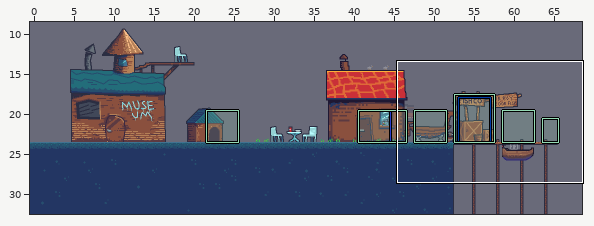
An edit to a level. LDtk project, res/levels.ldtk. The first picture is a wide view before the edit; the outline marks the close-up.
Close-up. Before the edit:
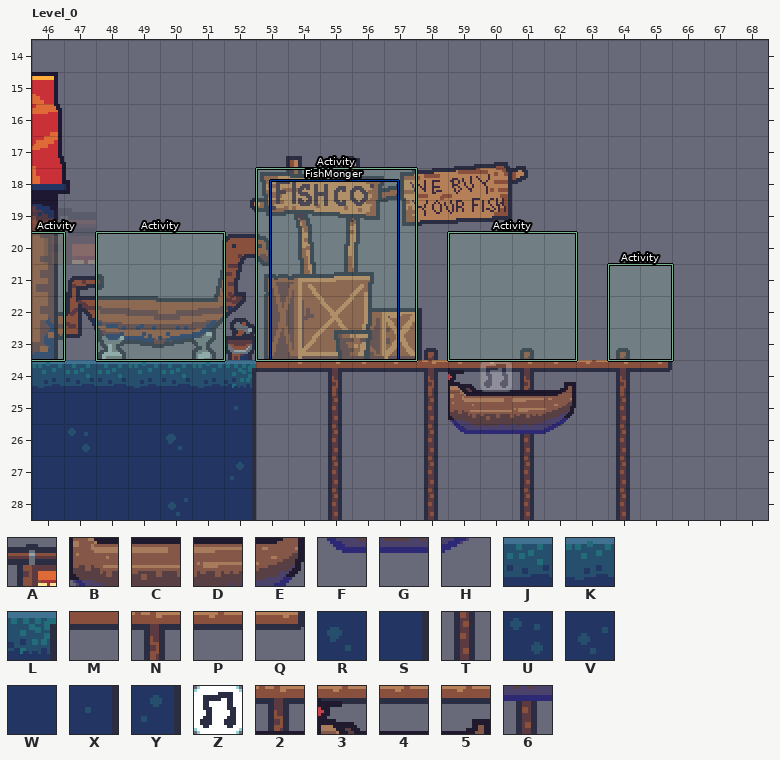
Cells are 16x16 px. Shown: Level_0 x 46..68, y 14..28. The commit also changed other parts of the map, which this record leaves out.
Key: from "Town_Tiles": A 217, B 287, C 288, D 289, E 290, F 351, G 352, H 354, J 582, K 583, L 584, M 585, N 586, P 587, Q 588, R 647, S 648, T 650, U 710, V 711, W 712, X 840, Y 904, Z 1810, 2 586 under 224, 3 587 under 223, 4 587 under 224, 5 587 under 226, 6 650 under 353.
_ is an empty cell.
Objects are placed by their top-left corner, in cells (3,4 is the top-left corner of cell 3,4); size is 1x1 cell unless given.
Layers that did not change in this view are not listed.
Layer "Foreground" before, first column x 46:
14 _______________________
15 _______________________
16 _______________________
17 _______________________
18 _______________________
19 _______________________
20 _______________________
21 _______________________
22 _______________________
23 _______________________
24 KJJKJKLMPNPPN3425PNQ___
25 WWWWWWX__T__TBCDE_T____
26 WUWWRWS__T__TFG6H_T____
27 WWWWWWY__T__T__T__T____
28 WWWWVWS__T__T__T__T____
Objects on layer "Entities" before:
A "Shop_Sign" at 46,19 size 2x2
"Activity" rectangle at 59,20 size 4x4
"Activity" rectangle at 41,20 size 6x4
"Activity" rectangle at 48,20 size 4x4
"Activity" rectangle at 64,21 size 2x3
Z "SoundSource" at 60,24
"FishMonger" rectangle at 53.4,18.4 size 4x5.6
"Activity" rectangle at 53,18 size 5x6
Now the later version:
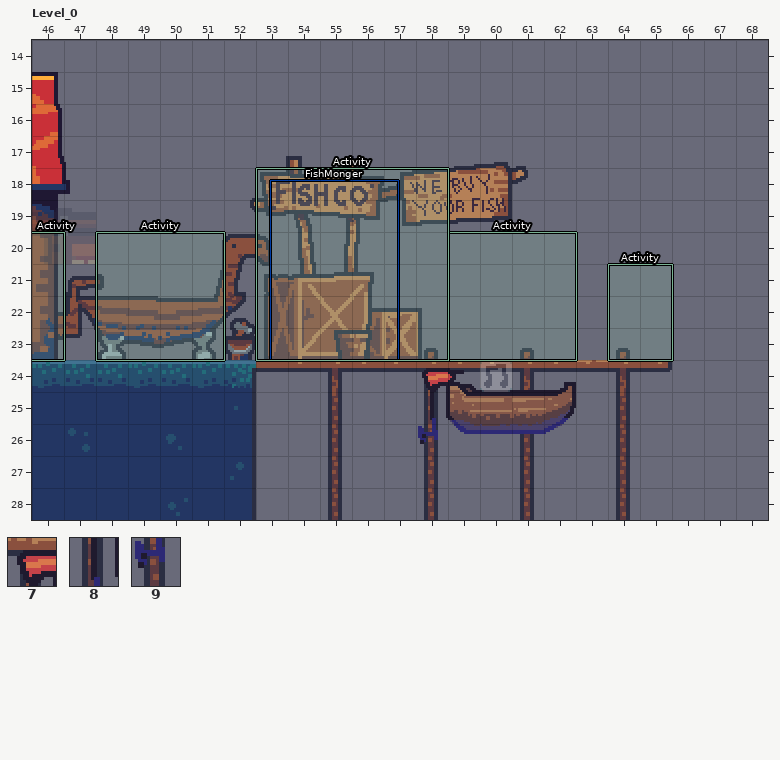
Further tiles: from "Town_Tiles": 7 586 under 222, 8 650 under 286, 9 650 under 350.
Diff:
Layer "Foreground":
Tile N becomes tile 7 in row 24 at x 58.
Tile T becomes tile 8 in row 25 at x 58.
Tile T becomes tile 9 in row 26 at x 58.
Layer "Entities":
Object "Activity" rectangle at 53,18 size 5x6 becomes "Activity" rectangle at 53,18 size 6x6.
